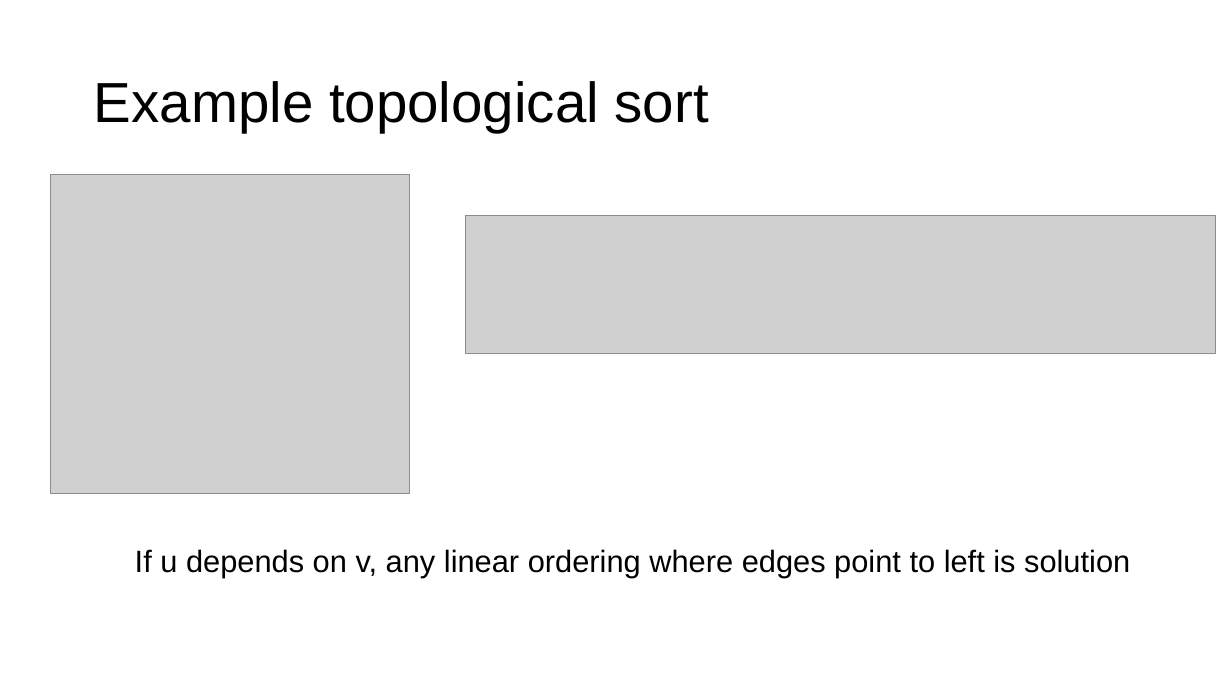
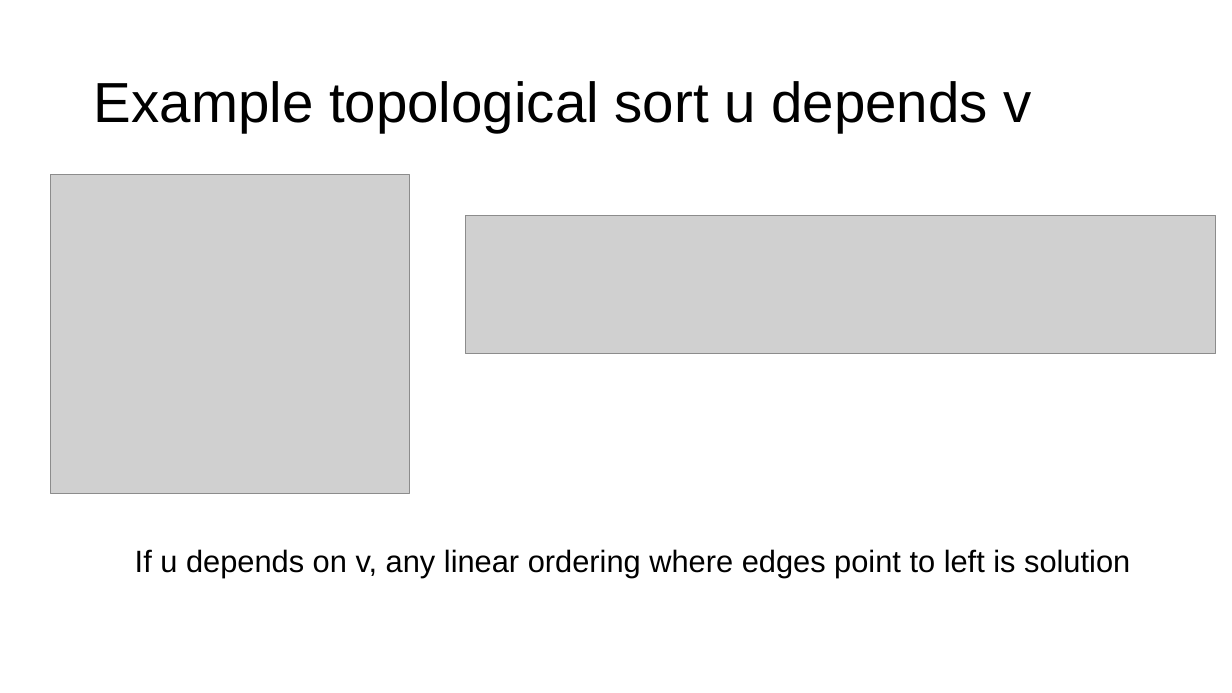
Before and after one commit to parrt/msds689, a slide deck: slide 19 of notes/graphs.pptx. Drawn at 1232x693 pixels with LibreOffice and Linux fonts; fonts in the diff are those of the drawing; grey boxes stand for pictures; background and template pictures are left out. Boxes give left, top, right and bottom in pixels: in the first picture for what was removed or moved away, otherwise in the second. Text is boxed around its words. In the diff, an @@ line names an element or a change of style, - is before the commit and + after.

```diff
--- a/notes/graphs.pptx
+++ b/notes/graphs.pptx
@@ title at (94,81,1032,132): text changed @@
-Example topological sort
+Example topological sort u depends v
```
Also in this commit, not shown: 4 other slides changed, 1 other file.
